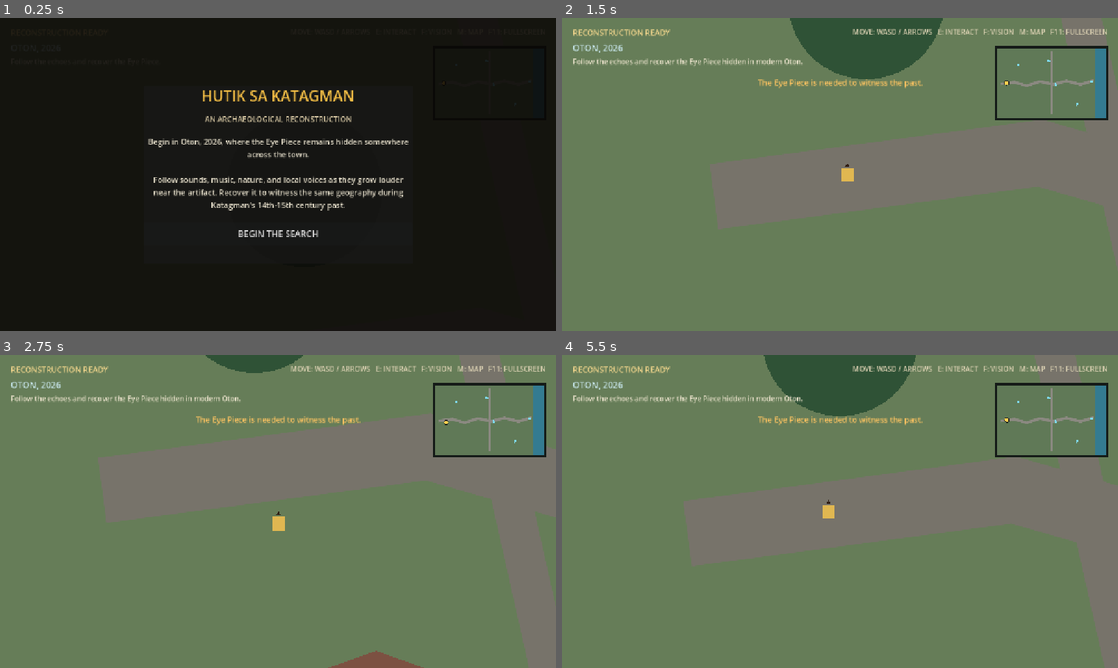
Above: before the commit, frames 1-4 (two rows, left to right).
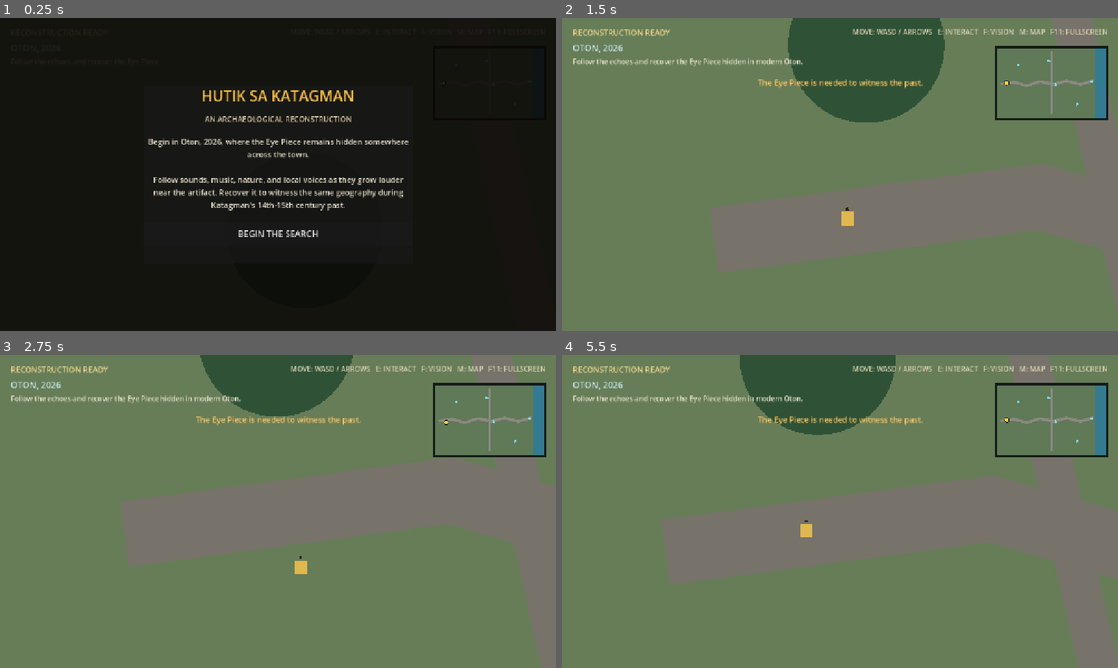
Above: after the commit, the same moments.

Repository: auauron/GameOn-Yoripatuso
Game: Godot game, scene res://scenes/gameplay/game_root.tscn
The game is run twice, just before and just after one commit, with the same random seed, the same clock (stepped at 60 frames per second) and the same inputs.
Inputs:
- Up to frame 1 (0.25 s): no input
- Up to frame 2 (1.5 s): click "BEGIN THE SEARCH" at 0.5 s; hold D (move_right) from 1.28 s (still down); hold F (era_transition) from 1.28 s (still down)
- Up to frame 3 (2.75 s): release D (move_right) at 2.03 s; release F (era_transition) at 2.03 s; hold S (move_down) from 2.03 s (still down); tap E (interact) at 2.1 s
- Up to frame 4 (5.5 s): release S (move_down) at 2.78 s; hold D (move_right) 2.78-3.53 s; hold F (era_transition) 2.78-3.53 s; hold W (move_up) 3.53-4.28 s; tap E (interact) at 3.6, 5.1 s; hold F (era_transition) 4.28-5.03 s; hold A (move_left) from 4.28 s (still down)

The runs differ from the first frame. In frame 2, 4.0% of the frame differs, in the area x 40-69%, y 0-67%; in frame 3, 4.0%; in frame 4, 2.5%.

Commit message:
feat: add layered diorama camera profiles

Diff:
--- a/scenes/player/player.tscn
+++ b/scenes/player/player.tscn
@@ -36,3 +36,9 @@
 [node name="Camera2D" type="Camera2D" parent="."]
 position_smoothing_enabled = true
 position_smoothing_speed = 6.0
+drag_horizontal_enabled = true
+drag_vertical_enabled = true
+drag_left_margin = 0.08
+drag_top_margin = 0.08
+drag_right_margin = 0.08
+drag_bottom_margin = 0.08
--- a/scripts/gameplay/game_root.gd
+++ b/scripts/gameplay/game_root.gd
@@ -85,6 +85,7 @@
 		spawn_position = current_world.clamp_to_world(desired_position)
 	player.reset_to(spawn_position)
 	player.set_camera_bounds(current_world.world_bounds)
+	player.apply_outdoor_camera_profile()
 	hud.set_era(current_world.era_display_name)
 	connect_world_interactions()
 	if game_started:
@@ -168,6 +169,7 @@
 		player.reset_to(player_spawn.global_position)
 	var interior_bounds: Rect2 = current_content.get_meta("interior_bounds", Rect2(0, 0, 1280, 900))
 	player.set_camera_bounds(interior_bounds)
+	player.apply_interior_camera_profile()
 	connect_world_interactions()
 	hud.set_objective("Explore the interior, then return outside to continue the search.")
 	hud.show_interaction_prompt("")
--- a/scripts/player/player.gd
+++ b/scripts/player/player.gd
@@ -4,6 +4,11 @@
 signal interaction_prompt_changed(prompt: String)
 
 @export var move_speed := 180.0
+
+const OUTDOOR_CAMERA_ZOOM := Vector2.ONE
+const OUTDOOR_CAMERA_OFFSET := Vector2(0, -72)
+const INTERIOR_CAMERA_ZOOM := Vector2(1.35, 1.35)
+const INTERIOR_CAMERA_OFFSET := Vector2(0, -36)
 
 var input_enabled := false
 var nearby_interactables: Array[Interactable] = []
@@ -37,6 +42,18 @@
 	$Camera2D.limit_right = int(bounds.end.x)
 	$Camera2D.limit_bottom = int(bounds.end.y)
 
+func apply_outdoor_camera_profile() -> void:
+	_apply_camera_profile(OUTDOOR_CAMERA_ZOOM, OUTDOOR_CAMERA_OFFSET)
+
+func apply_interior_camera_profile() -> void:
+	_apply_camera_profile(INTERIOR_CAMERA_ZOOM, INTERIOR_CAMERA_OFFSET)
+
+func _apply_camera_profile(target_zoom: Vector2, target_offset: Vector2) -> void:
+	$Camera2D.zoom = target_zoom
+	$Camera2D.offset = target_offset
+	$Camera2D.position_smoothing_enabled = true
+	$Camera2D.position_smoothing_speed = 6.0
+
 func _on_interaction_area_entered(area: Area2D) -> void:
 	if area is Interactable and area not in nearby_interactables:
 		nearby_interactables.append(area)
--- a/tests/run_all_tests.gd
+++ b/tests/run_all_tests.gd
@@ -16,6 +16,11 @@
 			quit(1)
 			return
 
+	var camera_suite := preload("res://tests/test_camera_profiles.gd").new()
+	if not await camera_suite.run(self):
+		quit(1)
+		return
+
 	var scene_suite := preload("res://tests/test_scene_contract.gd").new()
 	if not await scene_suite.run(self):
 		quit(1)
--- /dev/null
+++ b/tests/test_camera_profiles.gd
@@ -0,0 +1,20 @@
+extends RefCounted
+
+func run(tree: SceneTree) -> bool:
+	var player_scene := load("res://scenes/player/player.tscn") as PackedScene
+	var player := player_scene.instantiate() as PlayerController
+	tree.root.add_child(player)
+	await tree.process_frame
+
+	player.apply_outdoor_camera_profile()
+	assert(player.get_node("Camera2D").zoom == Vector2.ONE)
+	assert(player.get_node("Camera2D").offset == Vector2(0, -72))
+	assert(player.get_node("Camera2D").position_smoothing_speed == 6.0)
+
+	player.apply_interior_camera_profile()
+	assert(player.get_node("Camera2D").zoom == Vector2(1.35, 1.35))
+	assert(player.get_node("Camera2D").offset == Vector2(0, -36))
+
+	player.queue_free()
+	await tree.process_frame
+	return true
